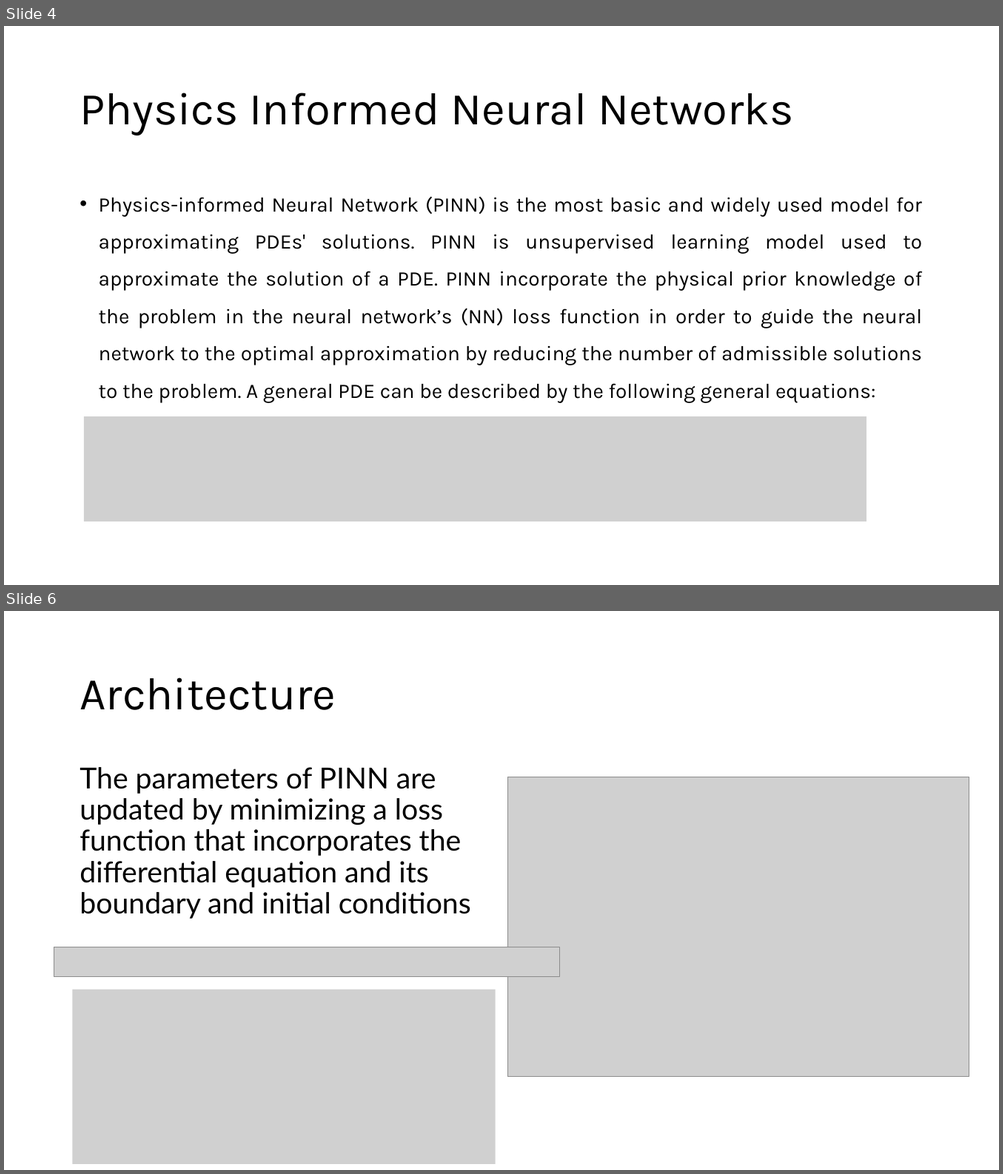
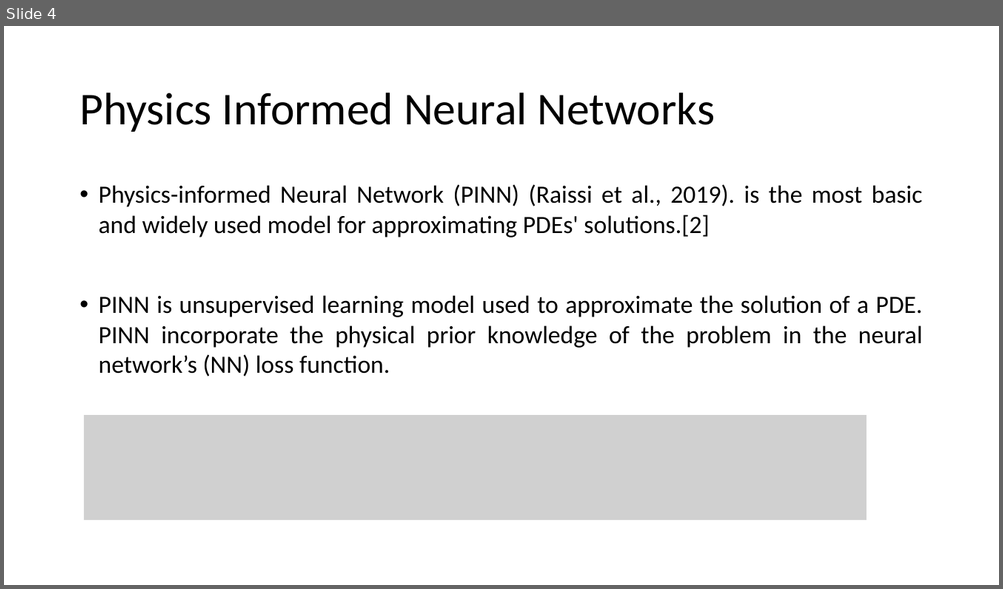
Before and after one commit to HashimAlSadah/MX-Project, a slide deck: ppt/Deep Learning Methods for Solving PDEs - MX CA Project.pptx. Shown one above the other, each under a label of ours: slides 4 and 6 before the commit, slide 4 after it; the slides between them are not shown. The pictures are 1003x1174 and 1003x589 pixels, drawn with LibreOffice and Linux fonts; fonts in the diff are those of the drawing; grey boxes stand for pictures. Boxes give left, top, right and bottom in pixels: in the first picture for what was removed or moved away, otherwise in the second. Text is boxed around its words. In the diff, an @@ line names an element or a change of style, - is before the commit and + after.

```diff
--- a/ppt/Deep Learning Methods for Solving PDEs - MX CA Project.pptx
+++ b/ppt/Deep Learning Methods for Solving PDEs - MX CA Project.pptx
@@ slide 6 removed at bbox=[4, 611, 999, 1170], background #FFFFFF @@
@@ title removed at bbox=[79, 678, 336, 710] @@
-Architecture
@@ text removed at bbox=[79, 767, 471, 919] @@
-The parameters of PINN are updated by minimizing a loss function that incorporates the differential equation and its boundary and initial conditions
@@ picture removed at bbox=[508, 777, 969, 1077] @@
@@ picture removed at bbox=[54, 948, 560, 977] @@
@@ picture removed at bbox=[73, 990, 495, 1165] @@
@@ slide 4 changed as well @@
@@ title "Physics Informed Neural Networks" at bbox=[79, 93, 715, 132]: font Karla to Calibri @@
@@ text at bbox=[99, 184, 922, 377]: text changed; size 20 to 24 pt; font Karla to Calibri @@
-• Physics-informed Neural Network (PINN) is the most basic and widely used model for approximating PDEs' solutions. PINN is unsupervised learning model used to approximate the solution of a PDE. PINN incorporate the physical prior knowledge of the problem in the neural network’s (NN) loss function in order to guide the neural network to the optimal approximation by reducing the number of admissible solutions to the problem. A general PDE can be described by the following general equations:
+• Physics-informed Neural Network (PINN) (Raissi et al., 2019). is the most basic and widely used model for approximating PDEs' solutions.[2]
+• PINN is unsupervised learning model used to approximate the solution of a PDE. PINN incorporate the physical prior knowledge of the problem in the neural network’s (NN) loss function.
```
Also in this commit, not shown: 5 other slides changed, 6 slides added, 2 other slides removed.
